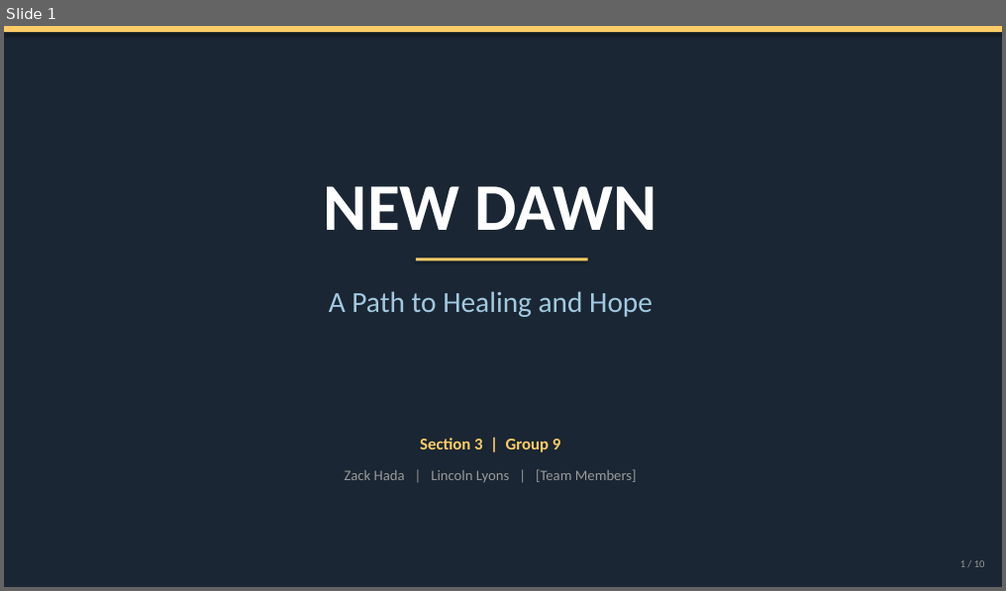
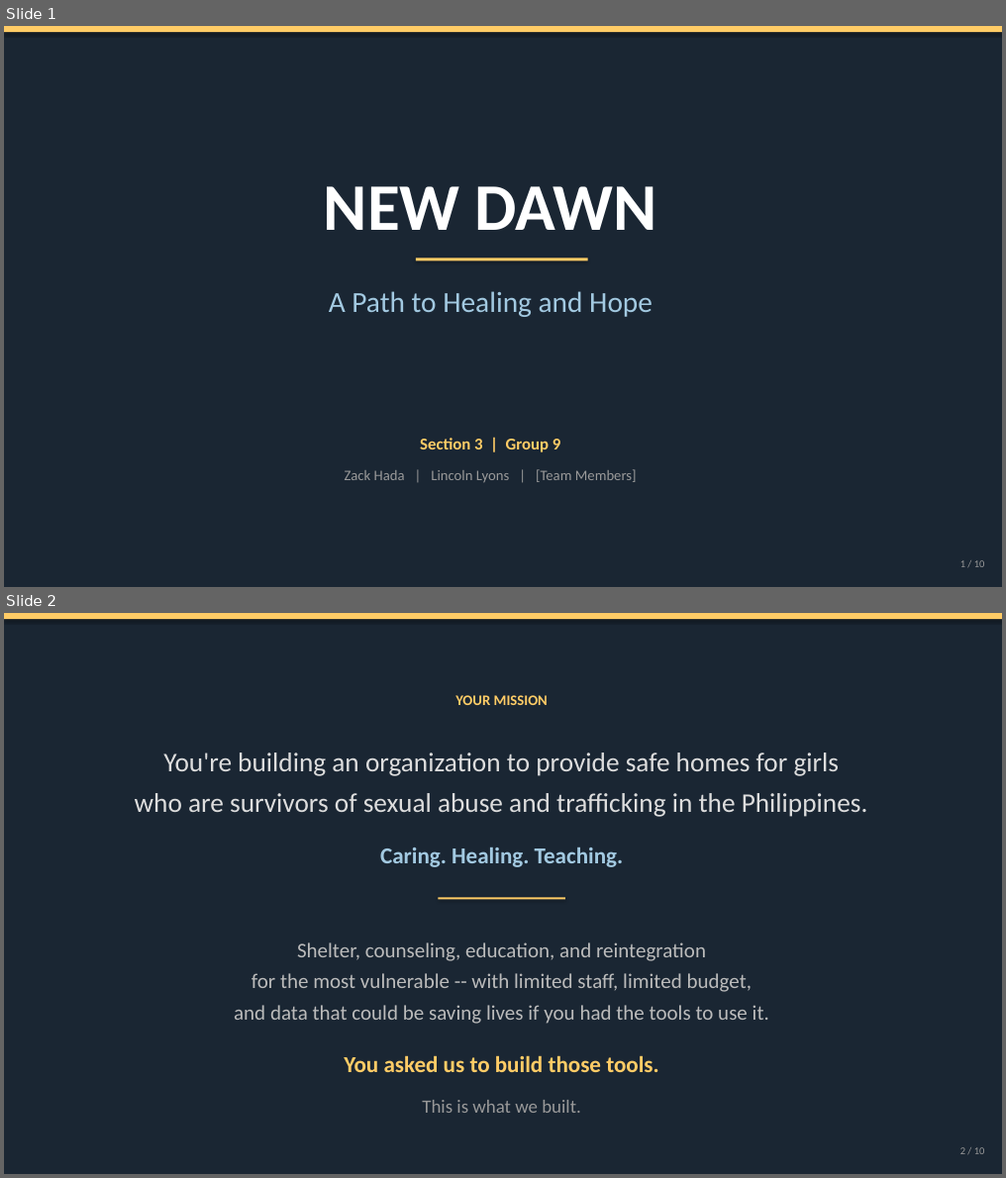
Before and after one commit to linklyns/New-Dawn, a slide deck: presentation/New_Dawn_Presentation.pptx. Shown one above the other, each under a label of ours: slide 1 before the commit, slides 1 and 2 after it. The pictures are 1006x591 and 1006x1178 pixels, drawn with LibreOffice and Linux fonts; fonts in the diff are those of the drawing. Boxes give left, top, right and bottom in pixels: in the first picture for what was removed or moved away, otherwise in the second. Text is boxed around its words. In the diff, an @@ line names an element or a change of style, - is before the commit and + after.

```diff
--- a/presentation/New_Dawn_Presentation.pptx
+++ b/presentation/New_Dawn_Presentation.pptx
@@ slide 2 added at [4, 613, 1002, 1174], background #1A2633 @@
@@ rectangle added at [4, 613, 1002, 619], fill #FFCC66 @@
@@ text added at [455, 695, 548, 705], 14 pt, text #FFCC66, bold @@
+YOUR MISSION
@@ text added at [135, 753, 868, 817], 26 pt, text #DDDDDD @@
+You're building an organization to provide safe homes for girls
+who are survivors of sexual abuse and trafficking in the Philippines.
@@ text added at [380, 848, 624, 867], 22 pt, text #A2C9E1, bold @@
+Caring. Healing. Teaching.
@@ rectangle added at [439, 897, 565, 900], fill #FFCC66 @@
@@ text added at [234, 943, 769, 1024], 20 pt, text #BBBBBB @@
+Shelter, counseling, education, and reintegration
+for the most vulnerable -- with limited staff, limited budget,
+and data that could be saving lives if you had the tools to use it.
@@ text added at [344, 1056, 659, 1072], 22 pt, text #FFCC66, bold @@
+You asked us to build those tools.
@@ text added at [422, 1100, 581, 1113], 18 pt, text #999999 @@
+This is what we built.
@@ text added at [960, 1148, 985, 1155], 10 pt, text #999999 @@
+2 / 10
```
Also in this commit, not shown: 1 slide changed, 1 slide removed, 1 other file.
